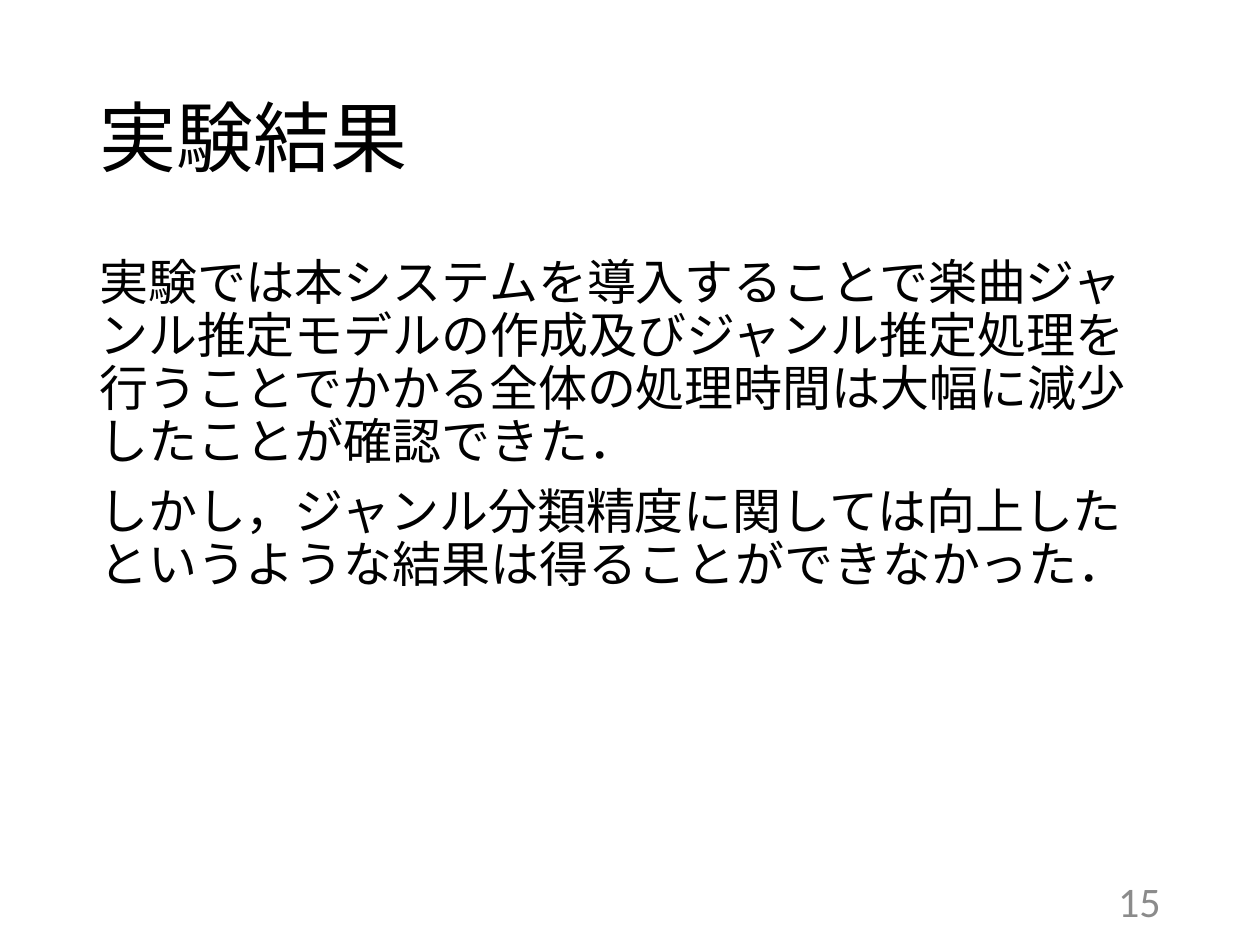
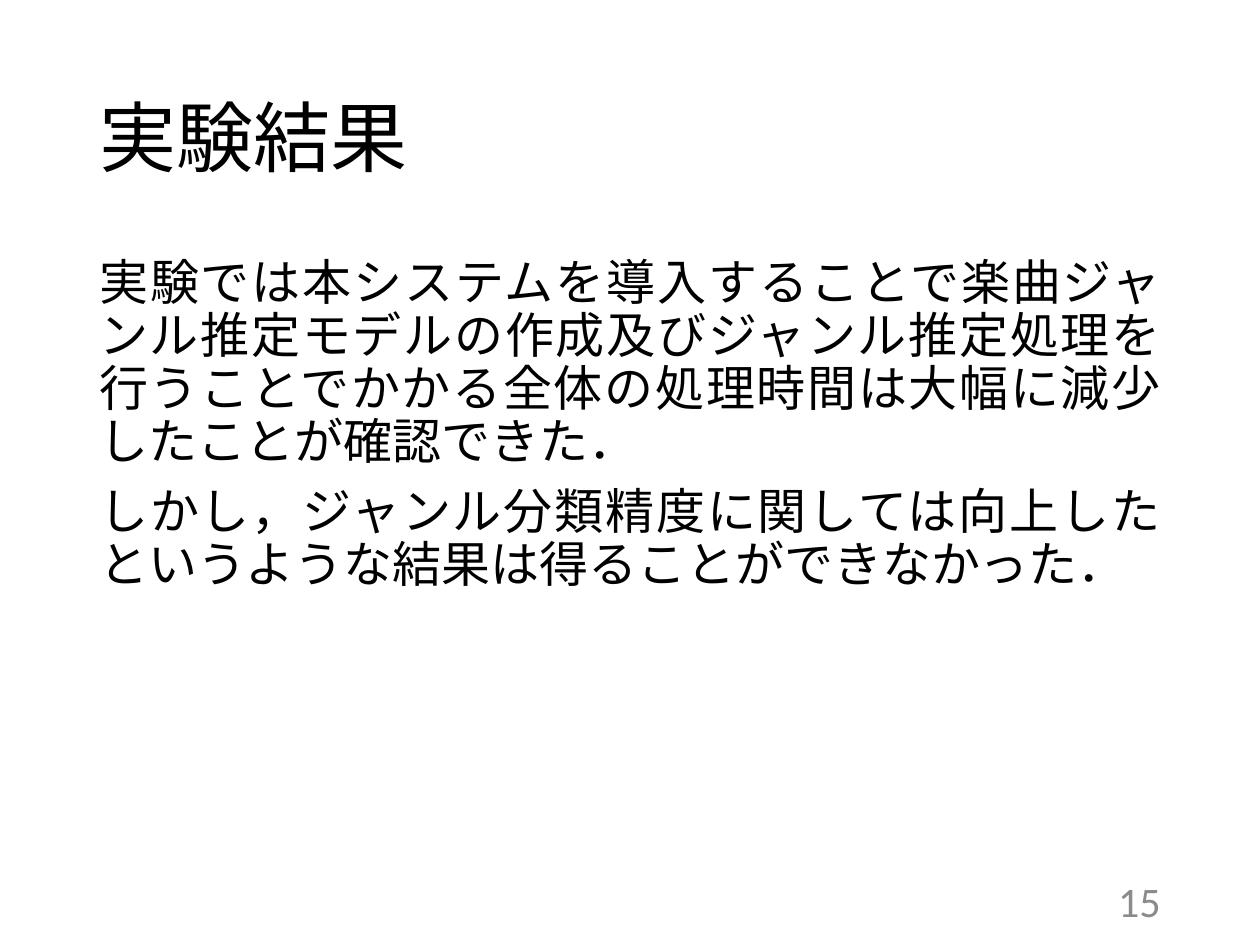
Before and after one commit to kait-takanolab/1821144-yoshii-thesis, a slide deck: slide 15 of 発表用スライド/1821144_卒研発表.pptx. Drawn at 1260x945 pixels with LibreOffice and Linux fonts; fonts in the diff are those of the drawing. Boxes give left, top, right and bottom in pixels: in the first picture for what was removed or moved away, otherwise in the second. Text is boxed around its words. In the diff, an @@ line names an element or a change of style, - is before the commit and + after.

```diff
--- a/発表用スライド/1821144_卒研発表.pptx
+++ b/発表用スライド/1821144_卒研発表.pptx
@@ text "実験では本システムを導入することで楽曲ジャンル推定モデルの作成及びジャンル推定処理を行うことでかかる全体の処理時間は大幅 ..." at bbox=[99, 258, 1160, 586]: alignment left to justified @@
```
Also in this commit, not shown: 11 other slides changed.
